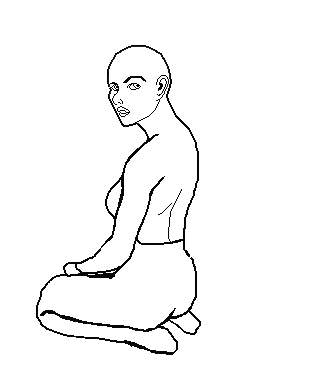
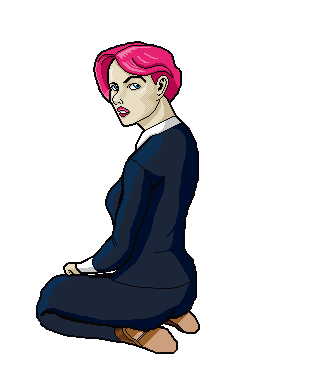
Two versions of the same layered image (314 × 365). Layer-by-layer changes:
pixels changed over [38, 41, 201, 355] (layer not identified)
